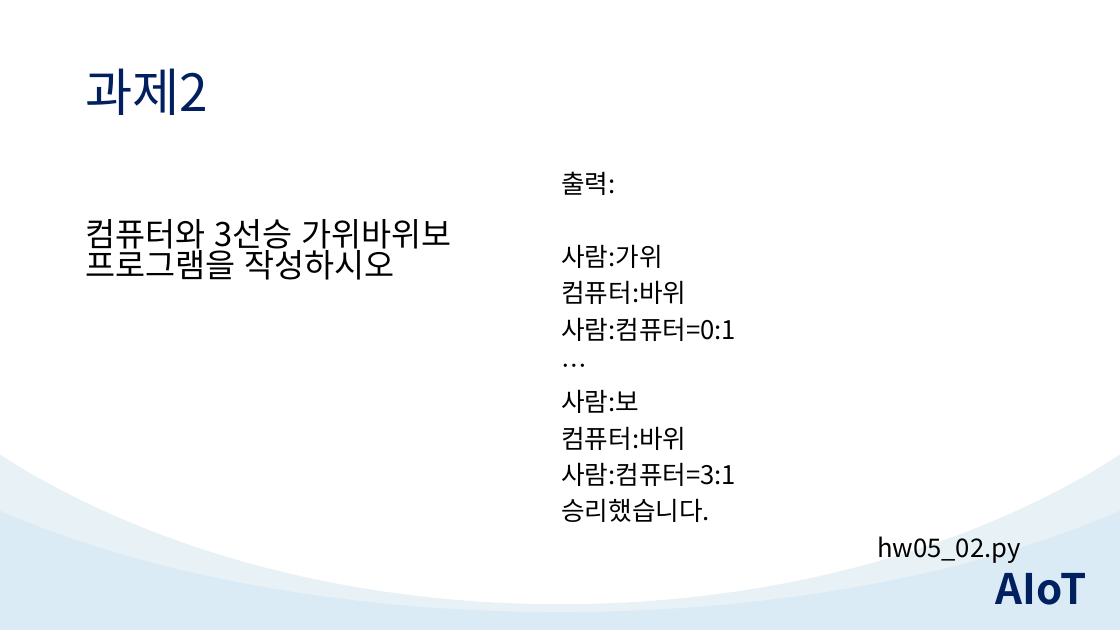
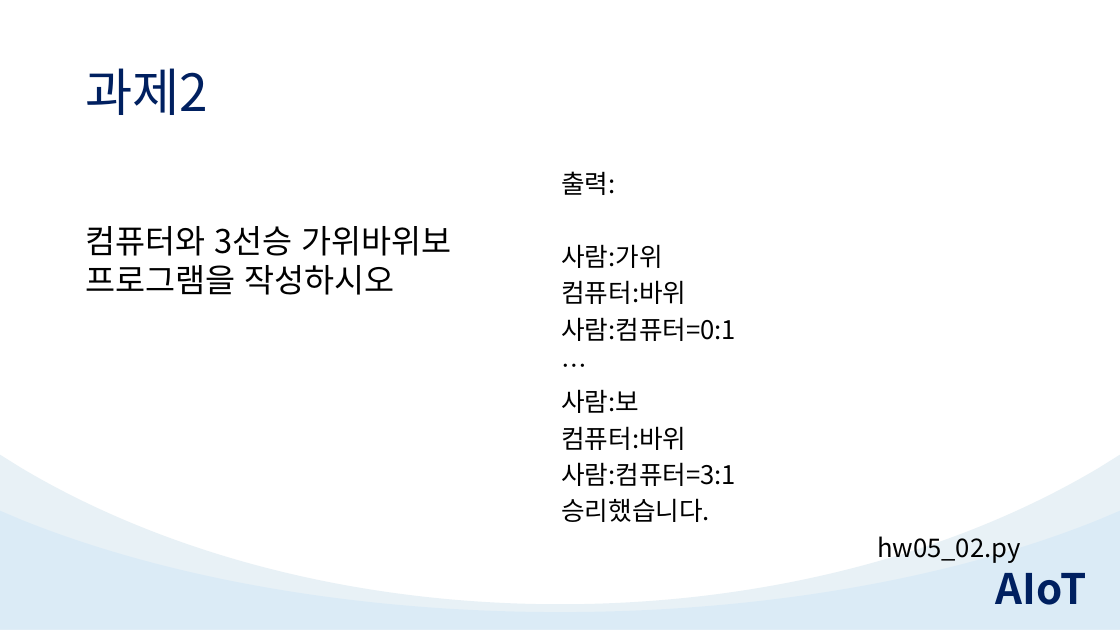
Before and after one commit to TeamAIoT/python-tutorial, a slide deck: slide 27 of 5.Python_반복문/5.Python_반복문.pptx. Drawn at 1120x630 pixels with LibreOffice and Linux fonts; fonts in the diff are those of the drawing. Boxes give left, top, right and bottom in pixels: in the first picture for what was removed or moved away, otherwise in the second. Text is boxed around its words. In the diff, an @@ line names an element or a change of style, - is before the commit and + after.

```diff
--- a/5.Python_반복문/5.Python_반복문.pptx
+++ b/5.Python_반복문/5.Python_반복문.pptx
@@ text "컴퓨터와 3선승 가위바위보 프로그램을 작성하시오" at [85,226,452,295]: line spacing 0.8 to 1 @@
```
Also in this commit, not shown: 8 other slides changed.
